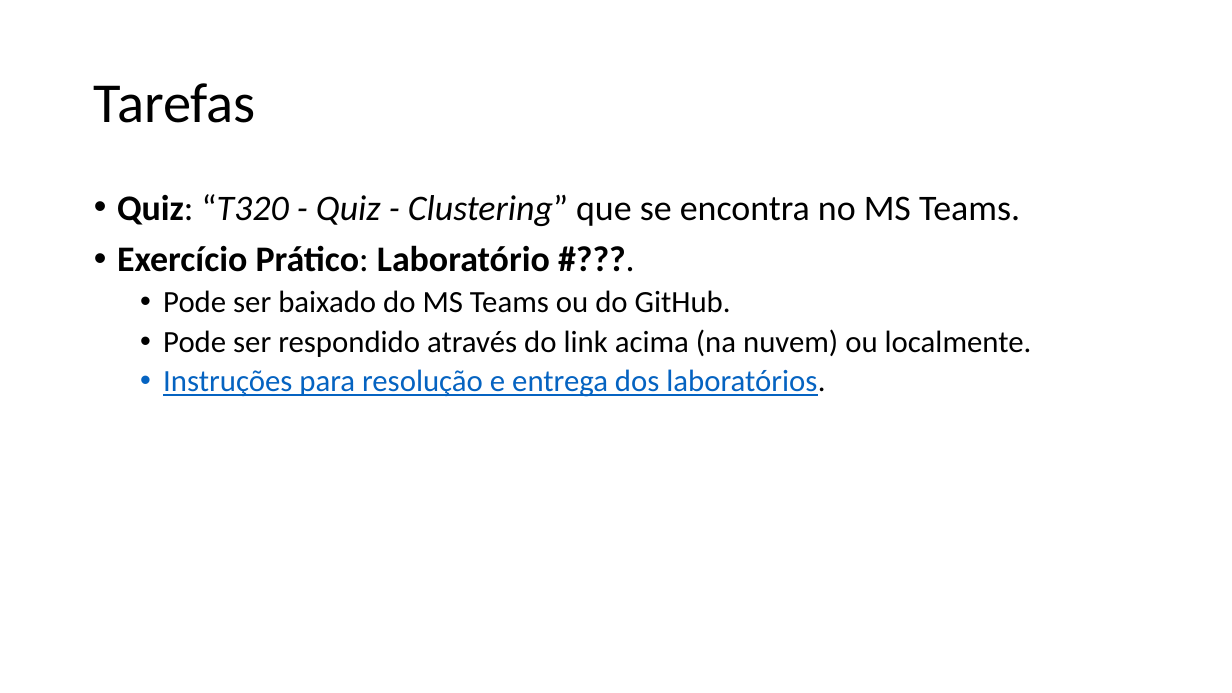
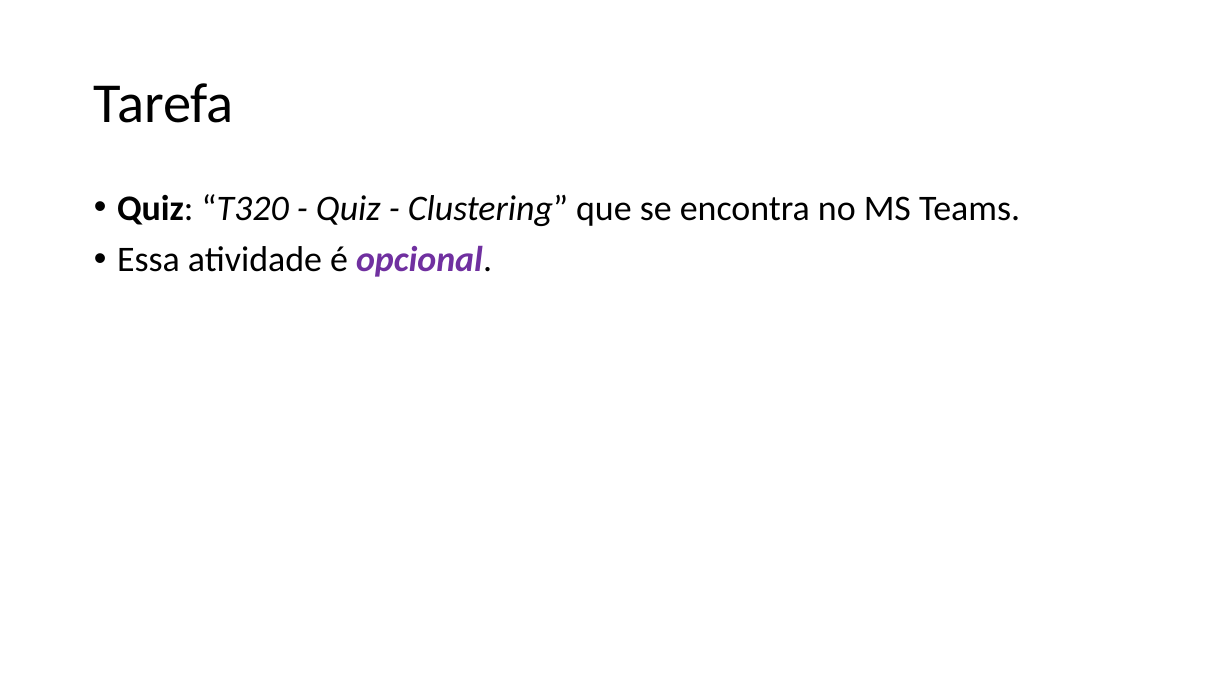
Before and after one commit to zz4fap/t320_aprendizado_de_maquina, a slide deck: slide 18 of slides/T320_kMeans.pptx (slide 13 before the commit). Drawn at 1232x693 pixels with LibreOffice and Linux fonts; fonts in the diff are those of the drawing. Boxes give left, top, right and bottom in pixels: in the first picture for what was removed or moved away, otherwise in the second. Text is boxed around its words. In the diff, an @@ line names an element or a change of style, - is before the commit and + after.

```diff
--- a/slides/T320_kMeans.pptx
+++ b/slides/T320_kMeans.pptx
@@ title at <box>94,83,234,123</box>: text changed @@
-Tarefas
+Tarefa
@@ text at <box>117,245,492,277</box>: text changed; size 24 to 28 pt @@
-• Exercício Prático: Laboratório #???.
-  • Pode ser baixado do MS Teams ou do GitHub.
-  • Pode ser respondido através do link acima (na nuvem) ou localmente.
-  • Instruções para resolução e entrega dos laboratórios.
+• Essa atividade é opcional.
```
Also in this commit, not shown: 9 other slides changed, 5 slides added, 2 other files.
